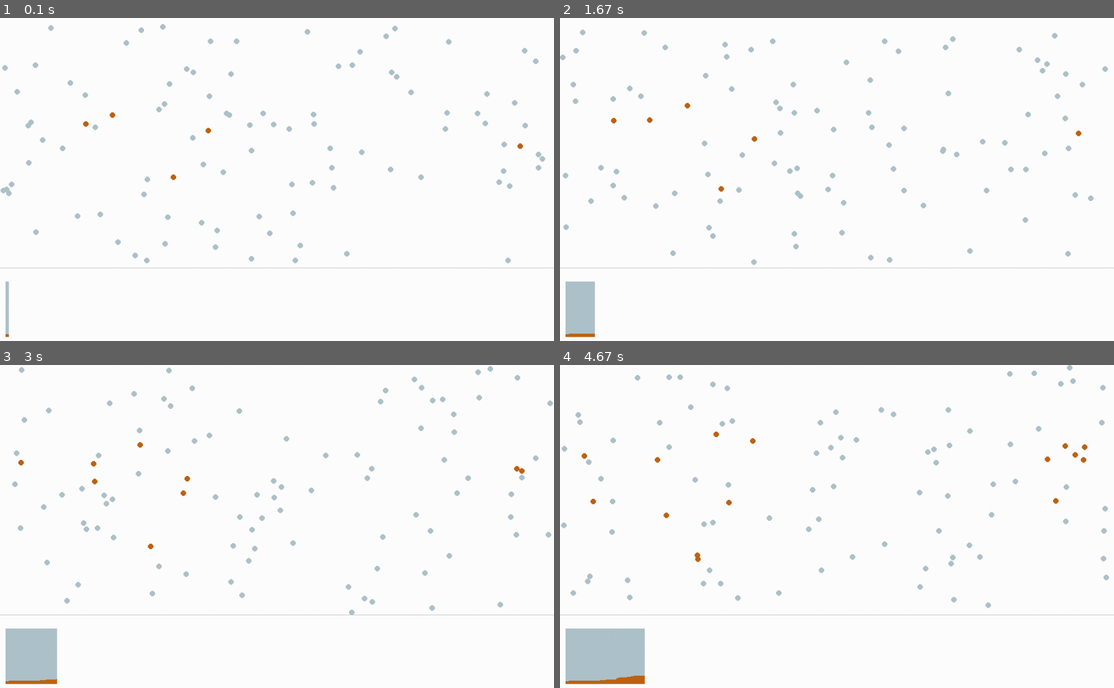
Above: before the commit, frames 1-4 (two rows, left to right).
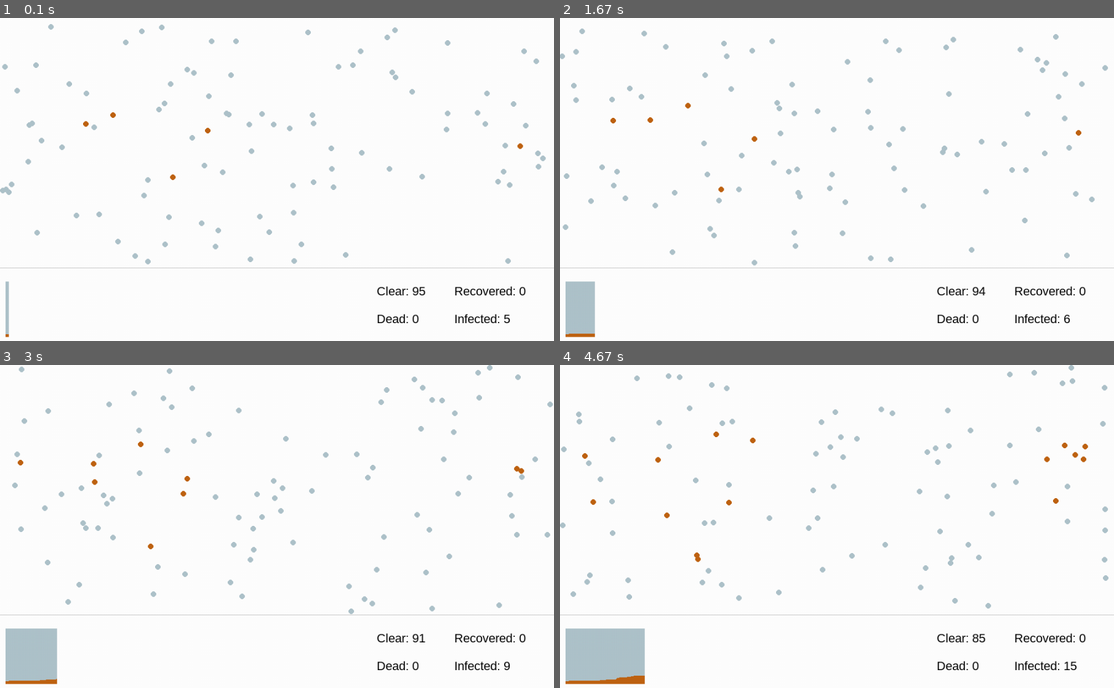
Above: after the commit, the same moments.

Repository: dansarno/pygame-pandemic-simulation
Game: pygame game, started from animation/animation.py
Two runs of this game, one before a commit and one after it. Both use one fixed random seed, a clock stepped at 60 frames per second and the inputs below.
Inputs:
- Up to frame 1 (0.1 s): no input
- Up to frame 2 (1.67 s): no input
- Up to frame 3 (3 s): no input
- Up to frame 4 (4.67 s): no input

The runs differ from the first frame. In frame 1, 1.2% of the frame differs, in the area x 0-99%, y 1-95%; in frame 2, 1.2%; in frame 3, 1.2%; in frame 4, 1.3%, in the area x 0-100%, y 0-95%.

Commit message:
Sorted text display and created render methods to clear up animation.py

Diff:
--- a/animation/animation.py
+++ b/animation/animation.py
@@ -6,17 +6,71 @@
 import numpy as np
 
 
-def render_plot(plot_origin, people, frame):
-    if not people.its_over:
-        delta_y = 0
-        for stat, colours in zip(list(people.stats.items()), list(configs['appearance'].items())):
-            if stat[1] == 0:
-                continue
-            pygame.draw.rect(screen,
-                             colours[1],
-                             ((plot_origin[0] + frame) // 2, plot_origin[1] + delta_y, 1, stat[1]),
-                             0)
-            delta_y += stat[1]
+def render_plot(people, origin, frame):
+    delta_y = 0
+    for stat, colours in zip(list(people.stats.items()), list(configs['appearance'].items())):
+        if stat[1] == 0:
+            continue
+        pygame.draw.rect(screen,
+                         colours[1],
+                         ((origin[0] + frame) // 2, origin[1] + delta_y, 1, stat[1]),
+                         0)
+        delta_y += stat[1]
+
+
+def render_population(people, origin):
+    for i, person in enumerate(people.persons):
+        if person.status == health.clear:
+            pygame.draw.circle(screen,
+                               configs['appearance']['clear_colour'],
+                               tuple(person.pos.astype(int)),
+                               configs['people']['radius'])
+
+        if person.status == health.infected:
+            pygame.draw.circle(screen,
+                               configs['appearance']['infected_colour'],
+                               tuple(person.pos.astype(int)),
+                               configs['people']['radius'])
+
+        if person.status == health.recovered:
+            pygame.draw.circle(screen,
+                               configs['appearance']['recovered_colour'],
+                               tuple(person.pos.astype(int)),
+                               configs['people']['radius'])
+
+        if person.days_dead < health.dead.frame_limit and person.status == health.dead:
+            pygame.draw.circle(screen,
+                               configs['appearance']['dead_colour'],
+                               tuple(person.pos.astype(int)),
+                               configs['people']['radius'])
+
+
+def render_text(people, origin):
+    # Cover text area
+    pygame.draw.rect(screen,
+                     configs['appearance']['bg_colour'],
+                     (650, 460, configs['environment']['dimensions'][0] - 460,
+                      configs['environment']['dimensions'][1] - 400),
+                     0)
+    i = 0
+    j = 0
+    for status, count in people.stats.items():
+        text = font.render(f"{status}: {count}".capitalize(), True, (0, 0, 0))
+        screen.blit(text, (origin[0] + (i * 140), (origin[1] + (j * 50))))
+        if i == 1:
+            i = 0
+            j += 1
+        else:
+            i += 1
+
+    # text = font.render(f"Infected: {counts[1]}", True, (0, 0, 0))
+    # screen.blit(text, (50, 560 - text.get_height() // 2))
+    #
+    # text = font.render(f"Dead: {counts[2]}", True, (0, 0, 0))
+    # screen.blit(text, (320, 500 - text.get_height() // 2))
+    #
+    # text = font.render(f"Recovered: {counts[3]}", True, (0, 0, 0))
+    # screen.blit(text, (320, 560 - text.get_height() // 2))
 
 
 if __name__ == '__main__':
@@ -29,7 +83,7 @@
     # set the pygame window name
     pygame.display.set_caption('Pandemic Simulation')
 
-    font = pygame.font.SysFont("arialrounded", 42)
+    font = pygame.font.SysFont("arialrounded", 22)
 
     # Create environment object
     our_world = environment.Area(np.array(configs['environment']['dimensions']) - np.array([0, 150]))
@@ -55,53 +109,20 @@
                          (0, 0, configs['environment']['dimensions'][0], configs['environment']['dimensions'][1] - 125),
                          0)
 
+        # Draw line between simulation and the plot
         pygame.draw.rect(screen,
                          (200, 200, 200),
                          (0, configs['environment']['dimensions'][1] - 150, configs['environment']['dimensions'][0], 1),
                          0)
 
-        for i, person in enumerate(our_population.persons):
-            if person.status == health.clear:
-                pygame.draw.circle(screen,
-                                   configs['appearance']['clear_colour'],
-                                   tuple(person.pos.astype(int)),
-                                   configs['people']['radius'])
-
-            if person.status == health.infected:
-                pygame.draw.circle(screen,
-                                   configs['appearance']['infected_colour'],
-                                   tuple(person.pos.astype(int)),
-                                   configs['people']['radius'])
-
-            if person.status == health.recovered:
-                pygame.draw.circle(screen,
-                                   configs['appearance']['recovered_colour'],
-                                   tuple(person.pos.astype(int)),
-                                   configs['people']['radius'])
-
-            if person.days_dead < health.dead.frame_limit and person.status == health.dead:
-                pygame.draw.circle(screen,
-                                   configs['appearance']['dead_colour'],
-                                   tuple(person.pos.astype(int)),
-                                   configs['people']['radius'])
-
         # Update positions and characteristics of each person in the population
         our_population.update()
         our_population.test_population()
 
-        render_plot([20, 475], our_population, frame_number)
-
-        # text = font.render(f"Clear: {counts[0]}", True, (0, 0, 0))
-        # screen.blit(text, (50, 500 - text.get_height() // 2))
-        #
-        # text = font.render(f"Infected: {counts[1]}", True, (0, 0, 0))
-        # screen.blit(text, (50, 560 - text.get_height() // 2))
-        #
-        # text = font.render(f"Dead: {counts[2]}", True, (0, 0, 0))
-        # screen.blit(text, (320, 500 - text.get_height() // 2))
-        #
-        # text = font.render(f"Recovered: {counts[3]}", True, (0, 0, 0))
-        # screen.blit(text, (320, 560 - text.get_height() // 2))
+        render_population(our_population, [0, 0])
+        if not our_population.is_it_over:
+            render_plot(our_population, [20, 475], frame_number)
+        render_text(our_population, [680, 480])
 
         # Flip the display
         pygame.display.flip()
--- a/animation/population.py
+++ b/animation/population.py
@@ -67,7 +67,7 @@
                       'dead': 0,
                       'infected': self.n_infected
                       }
-        self.its_over = False
+        self.is_it_over = False
 
     def __len__(self):
         return len(self.persons)
@@ -115,13 +115,10 @@
                 recovered_count += 1
 
         if self.stats['infected'] == 0 and self.stats['recovered'] == recovered_count:
-            self.its_over = True
+            self.is_it_over = True
 
         self.stats = {'clear': clear_count,
                       'recovered': recovered_count,
                       'dead': dead_count,
                       'infected': infected_count
                       }
-
-    def test_endgame(self):
-        pass
